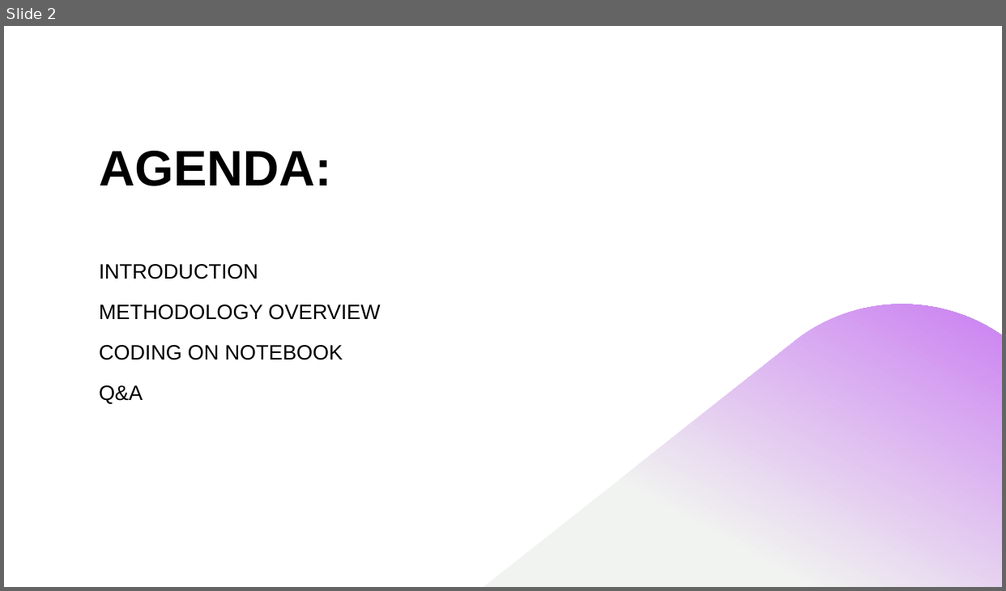
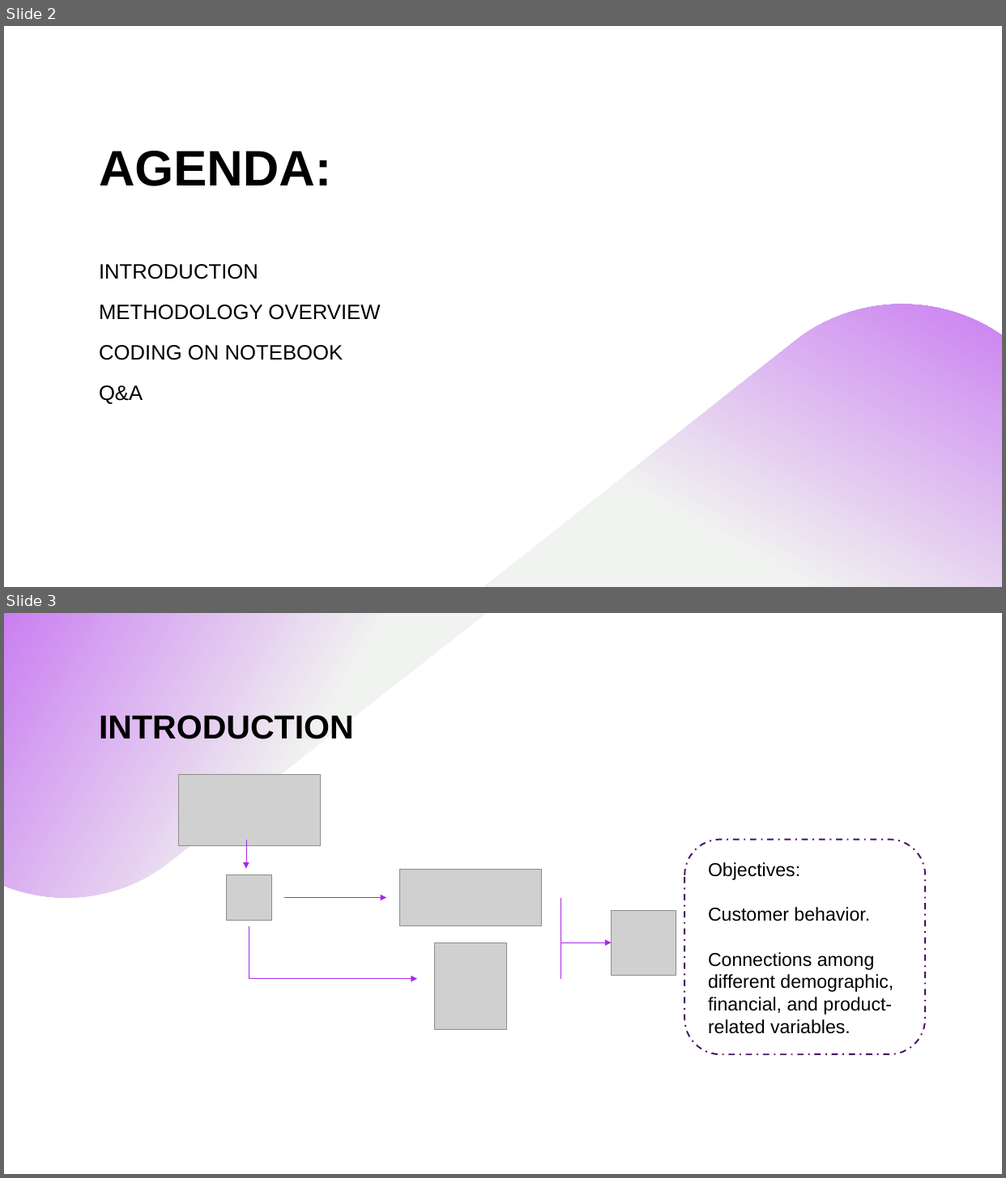
Before and after one commit to doannhu/credit_card_dataset_analysis, a slide deck: CREDIT CARD CUSTOMER PRESENTATION.pptx. Shown one above the other, each under a label of ours: slide 2 before the commit, slides 2 and 3 after it. The pictures are 1006x591 and 1006x1178 pixels, drawn with LibreOffice and Linux fonts; fonts in the diff are those of the drawing; grey boxes stand for pictures. Boxes give left, top, right and bottom in pixels: in the first picture for what was removed or moved away, otherwise in the second. Text is boxed around its words. In the diff, an @@ line names an element or a change of style, - is before the commit and + after.

```diff
--- a/CREDIT CARD CUSTOMER PRESENTATION.pptx
+++ b/CREDIT CARD CUSTOMER PRESENTATION.pptx
@@ slide 3 added at (4, 613, 1002, 1174), background #FFFFFF @@
@@ freeform shape added at (4, 613, 487, 897), fill gradient #F1F3F0 to #CA7FF1 @@
@@ title added at (99, 712, 354, 745), 32 pt, text #000000, bold @@
+INTRODUCTION
@@ picture added at (179, 775, 321, 845) @@
@@ arrow added from (246, 840) to (246, 869), #A629E7 0.5 pt @@
@@ rounded rectangle added at (684, 840, 925, 1055), outline #491265 1.5 pt dashed @@
@@ picture added at (226, 875, 272, 921) @@
@@ picture added at (400, 869, 542, 926) @@
@@ text added at (708, 862, 893, 1034), 18 pt, text #000000 @@
+Objectives:
+Customer behavior.
+Connections among different demographic, financial, and product-related variables.
@@ arrow added from (284, 897) to (386, 897), #A629E7 0.5 pt @@
@@ line added from (560, 897) to (560, 979), #A629E7 0.5 pt @@
@@ elbow arrow added from (249, 926) to (417, 979), #A629E7 0.5 pt @@
@@ picture added at (612, 911, 675, 975) @@
@@ picture added at (434, 943, 507, 1031) @@
@@ arrow added from (560, 943) to (612, 943), #A629E7 0.5 pt @@
```
Also in this commit, not shown: 21 other slides added, 2 other files.
